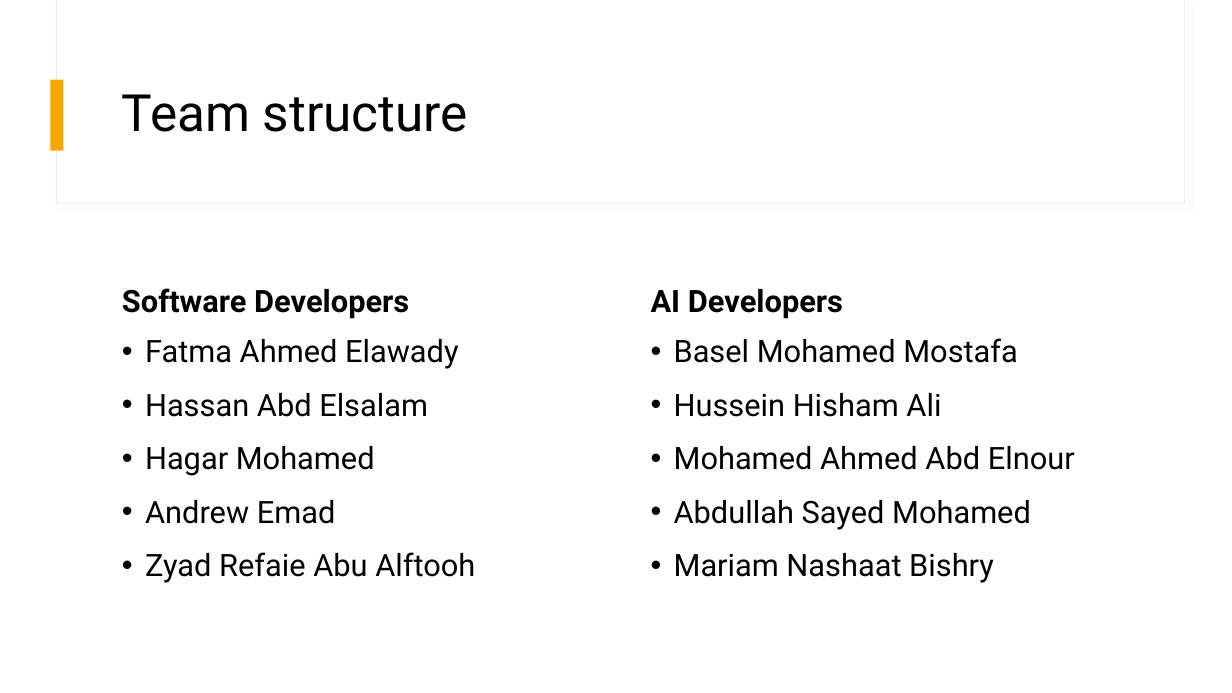
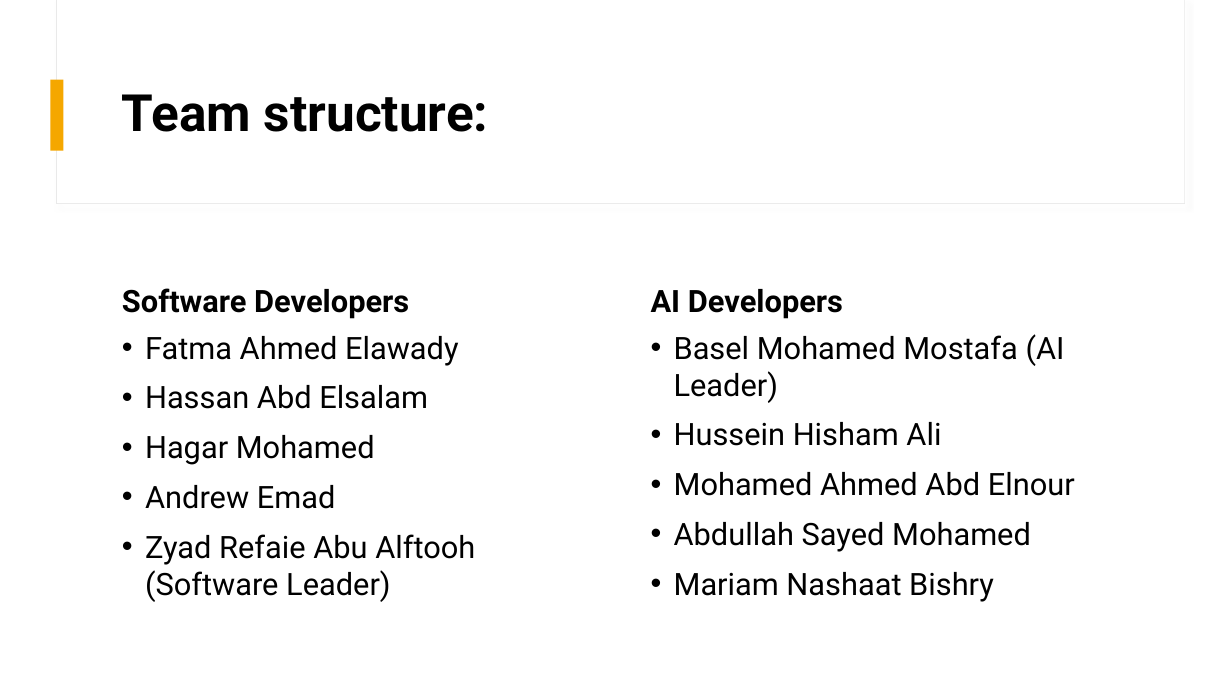
Before and after one commit to BaselMohamed802/EyeTalk, a slide deck: slide 10 of Documentation/Eyetalk Presentation 10-29-2025.pptx (slide 9 before the commit). Drawn at 1232x693 pixels with LibreOffice and Linux fonts; fonts in the diff are those of the drawing. Boxes give left, top, right and bottom in pixels: in the first picture for what was removed or moved away, otherwise in the second. Text is boxed around its words. In the diff, an @@ line names an element or a change of style, - is before the commit and + after.

```diff
--- a/Documentation/Eyetalk Presentation 10-29-2025.pptx
+++ b/Documentation/Eyetalk Presentation 10-29-2025.pptx
@@ title at (122, 94, 488, 132): text changed; bold on @@
-Team structure
+Team structure:
@@ text at (145, 336, 459, 509): line spacing 1.1 to 1 @@
@@ text at (674, 334, 1065, 403): text changed @@
-• Basel Mohamed Mostafa
+• Basel Mohamed Mostafa (AI Leader)
@@ text at (674, 422, 1075, 552): line spacing 1.1 to 1 @@
@@ text at (145, 534, 475, 602): text changed @@
-• Zyad Refaie Abu Alftooh
+• Zyad Refaie Abu Alftooh (Software Leader)
```
Also in this commit, not shown: 5 other slides changed, 4 slides added, 4 slides removed.
